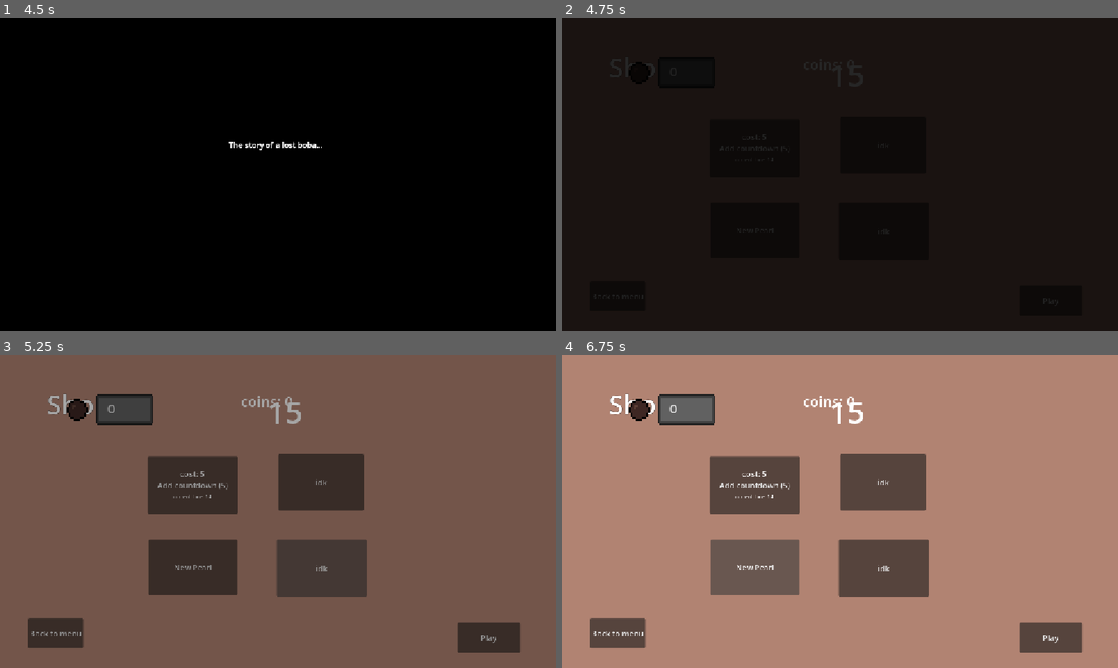
Above: before the commit, frames 1-4 (two rows, left to right).
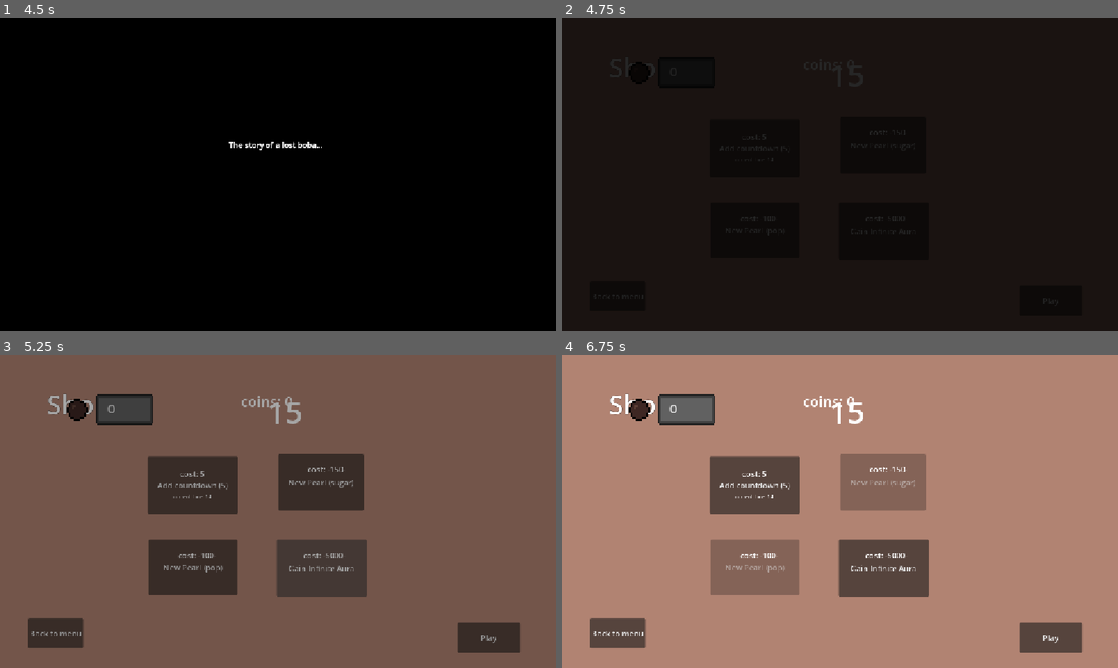
Above: after the commit, the same moments.

Repository: Adi-Ari-17/tapioca-run
Game: Godot game, scene res://scenes/main.tscn
The game is run twice, just before and just after one commit, with the same random seed, the same clock (stepped at 60 frames per second) and the same inputs.
Inputs (mouse positions are in pixels of both pictures, inside the frame that each line leads up to):
- Up to frame 1 (4.5 s): click "Start Game" at 0.5 s; click "Start Game" at 1.25 s; click "Shop" at 2 s; click "credits" at 2.75 s; hold Up (up) 3.53-4.28 s; hold Right (right) from 3.53 s (still down); tap I (interact) at 3.6 s; tap Up (up) at 4.35 s
- Up to frame 2 (4.75 s): keep holding Right (right); tap Up (up) at 4.52 s; tap I (interact) at 4.55 s
- Up to frame 3 (5.25 s): tap Up (up) at 4.82 s; release Right (right) at 5 s; click "idk" (after the commit: "Gain Infinite Aura") at 5 s
- Up to frame 4 (6.75 s): click (884, 483) at 5.75 s, where only the run before the commit has a clickable "idk"; click "New Pearl" (after the commit: "New Pearl (pop)") at 6.5 s

Frame 1 is identical in both runs. In frame 2, less than 0.1% of the frame differs, in the area x 32-62%, y 35-65%; in frame 3, 0.4%; in frame 4, 5.7%, in the area x 26-66%, y 31-77%.

Commit message:
practice html export

Diff:
--- a/tapioca-run/scenes/player.tscn
+++ b/tapioca-run/scenes/player.tscn
@@ -279,7 +279,6 @@
 process_material = SubResource("ParticleProcessMaterial_4nkto")
 
 [node name="ProgressBar" type="ProgressBar" parent="." unique_id=388964357]
-modulate = Color(0.8836062, 0, 0.2988683, 1)
 z_index = 30
 offset_left = -43.0
 offset_top = -47.0
--- a/tapioca-run/scenes/shop.tscn
+++ b/tapioca-run/scenes/shop.tscn
@@ -56,21 +56,48 @@
 offset_top = 382.0
 offset_right = 760.0
 offset_bottom = 501.0
-text = "idk"
+text = "Gain Infinite Aura"
+
+[node name="Label6" type="Label" parent="idk2" unique_id=949135445]
+layout_mode = 0
+offset_left = 55.0
+offset_top = 21.0
+offset_right = 133.0
+offset_bottom = 44.0
+text = "cost: -5000-"
+label_settings = SubResource("LabelSettings_e1o86")
 
 [node name="Pearl1" type="Button" parent="." unique_id=2065725093]
 offset_left = 308.0
 offset_top = 382.0
 offset_right = 492.0
 offset_bottom = 497.0
-text = "New Pearl"
+text = "New Pearl (pop)"
 
-[node name="idk" type="Button" parent="." unique_id=962100626]
+[node name="Label4" type="Label" parent="Pearl1" unique_id=869535574]
+layout_mode = 0
+offset_left = 61.0
+offset_top = 21.0
+offset_right = 111.0
+offset_bottom = 44.0
+text = "cost: -100-"
+label_settings = SubResource("LabelSettings_e1o86")
+
+[node name="Pearl2" type="Button" parent="." unique_id=962100626]
 offset_left = 577.0
 offset_top = 205.0
 offset_right = 754.0
 offset_bottom = 322.0
-text = "idk"
+text = "New Pearl (sugar)"
+
+[node name="Label5" type="Label" parent="Pearl2" unique_id=24980159]
+layout_mode = 0
+offset_left = 60.0
+offset_top = 20.0
+offset_right = 110.0
+offset_bottom = 43.0
+text = "cost: -150-"
+label_settings = SubResource("LabelSettings_e1o86")
 
 [node name="Label" type="Label" parent="." unique_id=1937225955]
 offset_left = 97.0
@@ -108,5 +135,6 @@
 
 [connection signal="pressed" from="countdown" to="." method="_on_countdown_pressed"]
 [connection signal="pressed" from="Pearl1" to="." method="_on_pearl_1_pressed"]
+[connection signal="pressed" from="Pearl2" to="." method="_on_pearl_2_pressed"]
 [connection signal="pressed" from="back" to="." method="_on_back_pressed"]
 [connection signal="pressed" from="Play" to="." method="_on_play_pressed"]
--- a/tapioca-run/scripts/Shop.gd
+++ b/tapioca-run/scripts/Shop.gd
@@ -28,6 +28,10 @@
 func _on_play_pressed() -> void:
 	game_start.emit()
 
-
 func _on_pearl_1_pressed() -> void:
 	GameManager.unlocked_states.append("pop")
+	$Pearl1.disabled = true
+
+func _on_pearl_2_pressed() -> void:
+	GameManager.unlocked_states.append("sugar")
+	$Pearl2.disabled = true
--- a/tapioca-run/scripts/player.gd
+++ b/tapioca-run/scripts/player.gd
@@ -5,12 +5,10 @@
 var can_double_jump = false
 var wall_cooldown_timer: float = 0.0
 const WALL_COOLDOWN_DURATION: float = 2.0
-
-# Grace period tracking variables
 var was_wall_sliding: bool = false
 var wall_time_elapsed: float = 0.0
 const WALL_GRACE_PERIOD: float = 0.25
-
+@onready var cam: Camera2D = $Camera2D
 @onready var animation_player: AnimationPlayer = $AnimationPlayer
 @onready var hitfx: GPUParticles2D = $HitFX/GPUParticles2D
 @onready var wall_progress_bar: ProgressBar = $ProgressBar
@@ -27,7 +25,6 @@
 		wall_progress_bar.value = wall_cooldown_timer
 	else:
 		wall_progress_bar.visible = false
-
 	if not is_on_floor():
 		velocity += get_gravity() * delta
 	else:
@@ -39,21 +36,17 @@
 
 	if GameManager.controls_allowed == true:
 		var direction := Input.get_axis("left", "right")
-
 		var can_wall_slide = not is_on_floor() and is_on_wall() and GameManager.player_state == "sugar" and wall_cooldown_timer <= 0
 		var is_pushing_against_wall = (direction < 0 and $Sprite2D.flip_h) or (direction > 0 and not $Sprite2D.flip_h)
-
 		if can_wall_slide and (is_pushing_against_wall or Input.is_action_pressed("up") or Input.is_action_pressed("down")):
 			was_wall_sliding = true
 			wall_time_elapsed += delta
-
 			if Input.is_action_pressed("up"):
 				velocity.y = -150.0
 			elif Input.is_action_pressed("down"):
 				velocity.y = 150.0
 			else:
 				velocity.y = min(velocity.y, 40.0)
-
 			if direction != 0:
 				velocity.x = direction * SPEED
 				$Sprite2D.flip_h = (direction < 0)
@@ -63,16 +56,13 @@
 			if was_wall_sliding and (is_on_floor() or not is_on_wall()):
 				if wall_time_elapsed >= WALL_GRACE_PERIOD:
 					wall_cooldown_timer = WALL_COOLDOWN_DURATION
-
 				was_wall_sliding = false
 				wall_time_elapsed = 0.0
-
 			if direction:
 				velocity.x = direction * SPEED
 				$Sprite2D.flip_h = (direction < 0)
 			else:
 				velocity.x = move_toward(velocity.x, 0, SPEED)
-
 		if is_on_floor() and touched_floor:
 			play_bounce_animation()
 			if GameManager.player_state == "sugar":
@@ -81,29 +71,20 @@
 			else:
 				GameManager.countdown -= 1
 				velocity.y = -325.0
-
 		if Input.is_action_just_pressed("up") and not is_on_floor():
 			if GameManager.player_state == "pop" and can_double_jump:
 				velocity.y = -280.0
 				can_double_jump = false
-
-		# Switch state when pressing interact (checks if player has enough currency and unlocked states)
 		if Input.is_action_just_pressed("interact"):
 			try_switch_state()
 
 	move_and_slide()
 
 func try_switch_state() -> void:
-	# Check if player has at least 50 countdown currency
 	if GameManager.countdown >= 50:
 		var current_index = GameManager.unlocked_states.find(GameManager.player_state)
-
-		# If current state is valid and there are multiple unlocked states to cycle through
 		if current_index != -1 and GameManager.unlocked_states.size() > 1:
-			# Deduct cost
 			GameManager.countdown -= 50
-
-			# Move to the next unlocked state in the array, wrapping around if at the end
 			var next_index = (current_index + 1) % GameManager.unlocked_states.size()
 			GameManager.player_state = GameManager.unlocked_states[next_index]
 
@@ -142,5 +123,10 @@
 		velocity = Vector2(-200 * dir, -300)
 		GameManager.countdown -= 10
 		hitfx.restart()
+		if cam:
+			for i in range(5):
+				cam.offset = Vector2(randf_range(-10, 10), randf_range(-10, 10))
+				await get_tree().create_timer(0.03).timeout
+			cam.offset = Vector2.ZERO
 		await get_tree().create_timer(0.5).timeout
 		GameManager.controls_allowed = true
Not shown, added: tapioca-run/export_presets.cfg
Not shown, added: executable file/index.apple-touch-icon.png
Not shown, added: executable file/index.audio.position.worklet.js
Not shown, added: executable file/index.audio.worklet.js
Not shown, added: executable file/index.icon.png
Not shown, added: executable file/index.js
Not shown, added: executable file/index.pck
Not shown, added: executable file/index.png
Not shown, added: executable file/index.wasm
